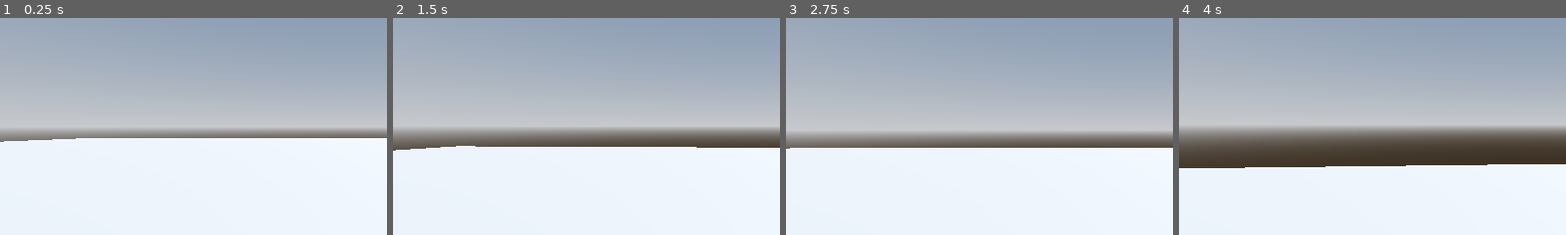
Above: before the commit, frames 1-4 (left to right).
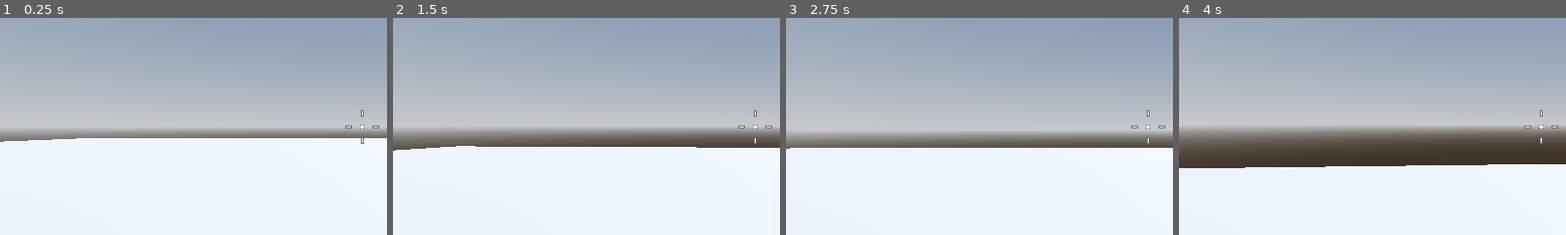
Above: after the commit, the same moments.

Repository: DapperMongoose/RoboRampage
Game: Godot game, scene res://Levels/SandBox.tscn
Same seed, same stepped clock (60 frames per second), same inputs: the game is played once before the commit and once after it.
Inputs (mouse positions are % of the whole screen's width and height, from its top left):
- Up to frame 1 (0.25 s): no input
- Up to frame 2 (1.5 s): tap Enter at 0.5 s; move the mouse to (55, 50) at 0.52 s; hold W (move_forward) from 0.53 s (still down); tap Space (jump) at 0.77, 1.25 s; move the mouse to (45, 50) at 1.27 s
- Up to frame 3 (2.75 s): keep holding W (move_forward); tap Space (jump) at 1.52 s; tap Enter at 2 s; move the mouse to (52, 48) at 2.02 s
- Up to frame 4 (4 s): keep holding W (move_forward); tap Space (jump) at 2.75, 3.02, 3.77 s; move the mouse to (49, 52) at 2.77 s; move the mouse to (57, 51) at 3.52 s
The pictures show only the part of the screen within x 3-53%, y 25-75%; the shares and areas given below are measured in that part.

The runs differ from the first frame. In frame 1, 0.1% of the frame differs, in the area x 89-98%, y 42-59%; in frame 2, 0.1%; in frame 3, 0.1%; in frame 4, 0.1%.

Commit message:
completed custom reticles lesson

Diff:
--- /dev/null
+++ b/Player/Crosshair.gd
@@ -0,0 +1,18 @@
+extends Control
+
+func _draw() -> void:
+	# center reticle with outline
+	draw_circle(Vector2.ZERO, 4, Color.DIM_GRAY)
+	draw_circle(Vector2.ZERO, 3, Color.WHITE)
+
+	draw_line(Vector2(15, 0), Vector2(25, 0), Color.DIM_GRAY,4)
+	draw_line(Vector2(16, 0), Vector2(24, 0), Color.WHITE, 2)
+
+	draw_line(Vector2(-15, 0), Vector2(-25, 0), Color.DIM_GRAY,4)
+	draw_line(Vector2(-16, 0), Vector2(-24, 0), Color.WHITE, 2)
+
+	draw_line(Vector2(0, -15), Vector2(0, -25), Color.DIM_GRAY,4)
+	draw_line(Vector2(0, -16), Vector2(0, -24), Color.WHITE, 2)
+
+	draw_line(Vector2(0, 15), Vector2(0, 25), Color.DIM_GRAY,4)
+	draw_line(Vector2(0, 16), Vector2(0, 24), Color.WHITE, 2)
--- a/Player/player.tscn
+++ b/Player/player.tscn
@@ -1,7 +1,8 @@
-[gd_scene load_steps=5 format=3 uid="uid://b0x7v1u8v3cfn"]
+[gd_scene load_steps=6 format=3 uid="uid://b0x7v1u8v3cfn"]
 
 [ext_resource type="Script" path="res://Player/player.gd" id="1_pmnxo"]
 [ext_resource type="Script" path="res://Player/SmoothCamera.gd" id="2_u1o6p"]
+[ext_resource type="Script" path="res://Player/Crosshair.gd" id="3_j0dvd"]
 
 [sub_resource type="CapsuleMesh" id="CapsuleMesh_xmg1t"]
 
@@ -22,3 +23,14 @@
 [node name="SmoothCamera" type="Camera3D" parent="CameraPivot"]
 top_level = true
 script = ExtResource("2_u1o6p")
+
+[node name="CenterContainer" type="CenterContainer" parent="."]
+anchors_preset = 15
+anchor_right = 1.0
+anchor_bottom = 1.0
+grow_horizontal = 2
+grow_vertical = 2
+
+[node name="Crosshair" type="Control" parent="CenterContainer"]
+layout_mode = 2
+script = ExtResource("3_j0dvd")
